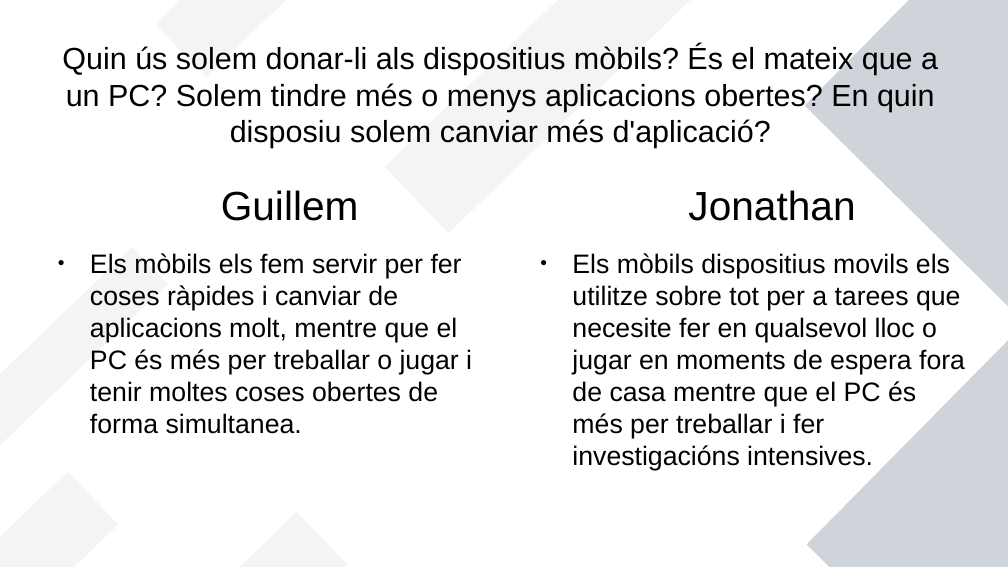
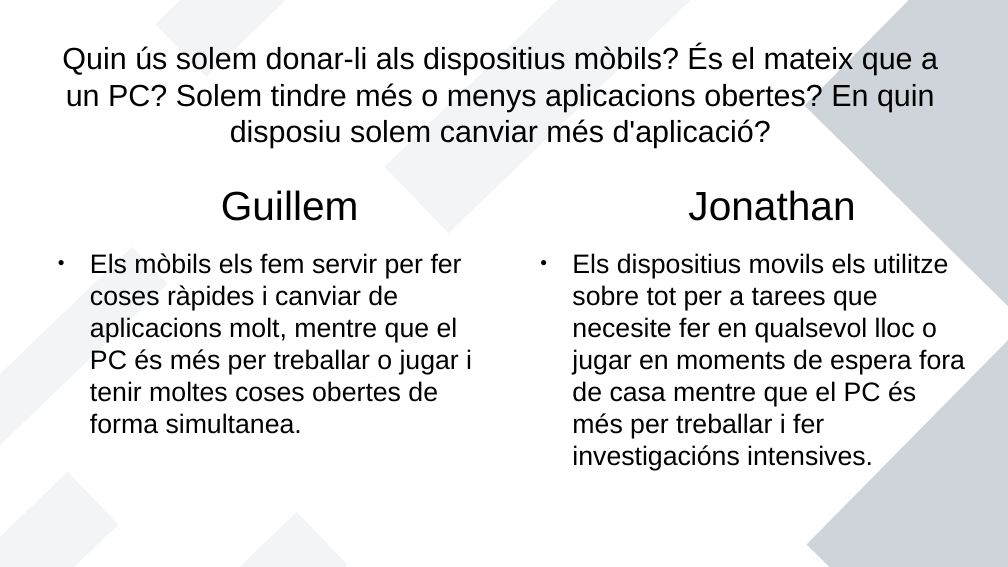
Before and after one commit to Paguita999/JonathanGuillem, a slide deck: slide 7 of Presentació de movils.odp. Drawn at 1008x567 pixels with LibreOffice and Linux fonts; fonts in the diff are those of the drawing. Boxes give left, top, right and bottom in pixels: in the first picture for what was removed or moved away, otherwise in the second. Text is boxed around its words. In the diff, an @@ line names an element or a change of style, - is before the commit and + after.

```diff
--- a/Presentació de movils.odp
+++ b/Presentació de movils.odp
@@ text at [572, 253, 965, 470]: text changed @@
-● Els mòbils dispositius movils els utilitze sobre tot per a tarees que necesite fer en qualsevol lloc o jugar en moments de espera fora de casa mentre que el PC és més per treballar i fer investigacións intensives.
+● Els dispositius movils els utilitze sobre tot per a tarees que necesite fer en qualsevol lloc o jugar en moments de espera fora de casa mentre que el PC és més per treballar i fer investigacións intensives.
```
Also in this commit, not shown: 1 other file.
